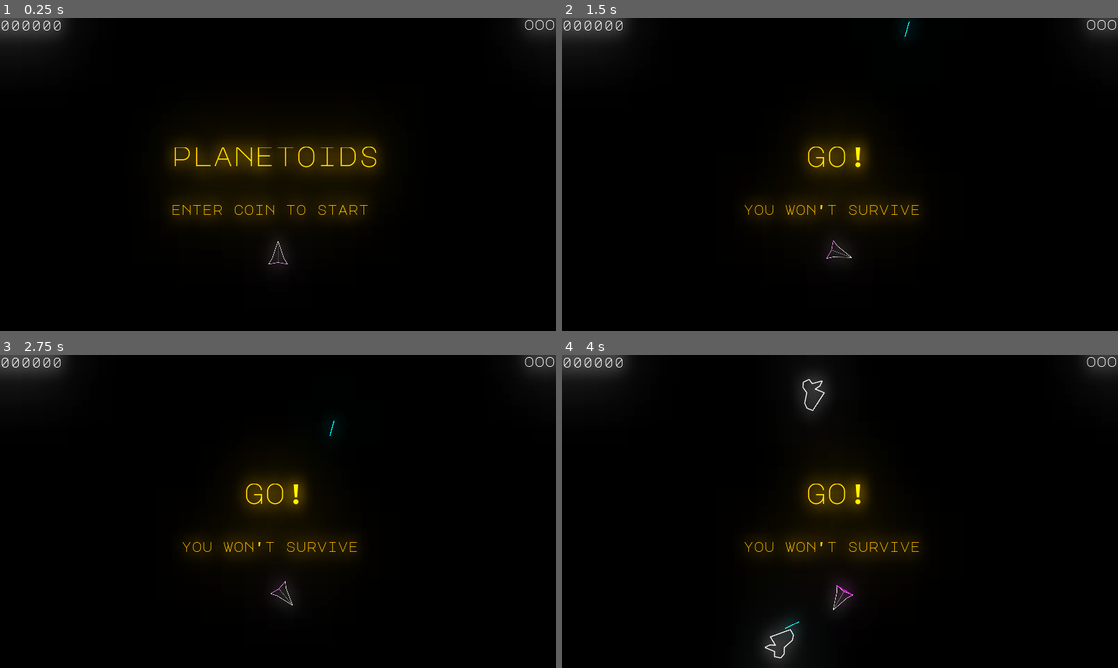
Above: before the commit, frames 1-4 (two rows, left to right).
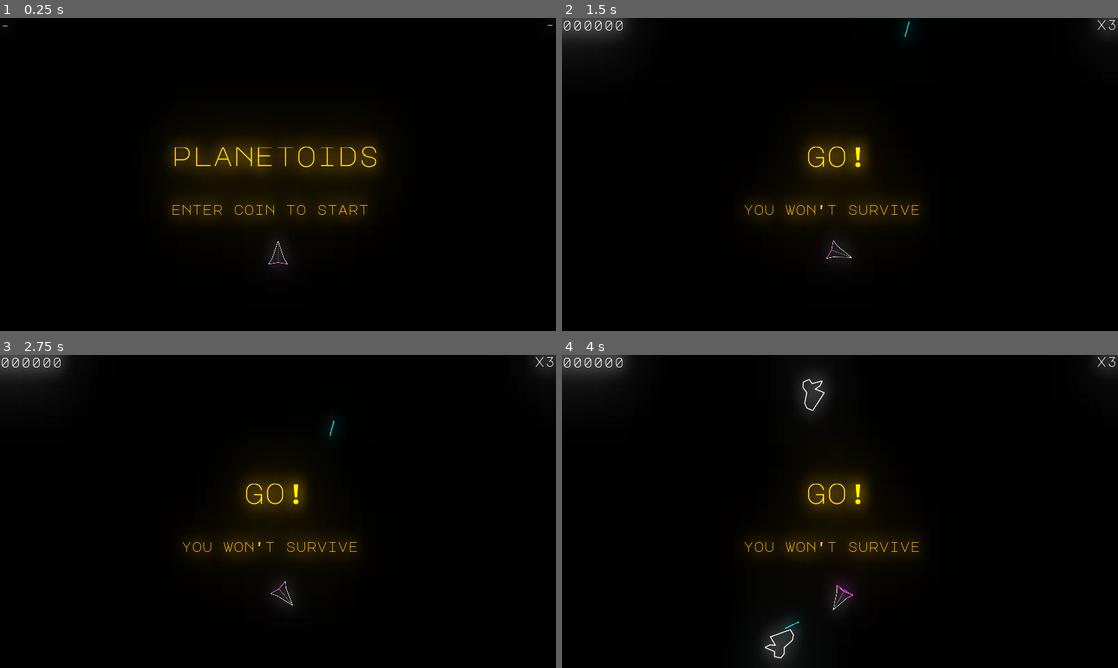
Above: after the commit, the same moments.

Repository: liske/Planetoids
Game: Godot game, scene res://scenes/Space.tscn
The game is run twice, just before and just after one commit, with the same random seed, the same clock (stepped at 60 frames per second) and the same inputs.
Inputs:
- Up to frame 1 (0.25 s): no input
- Up to frame 2 (1.5 s): tap Enter at 0.5 s; hold Right (rotate_right) 0.53-1.28 s; tap Space (shoot) at 0.6 s; hold Left (rotate_left) from 1.28 s (still down); tap W (boost) at 1.35 s
- Up to frame 3 (2.75 s): tap Space (shoot) at 1.55, 2.1 s; release Left (rotate_left) at 2.03 s; hold Right (rotate_right) from 2.03 s (still down)
- Up to frame 4 (4 s): tap Space (shoot) at 2.85, 3.8 s; release Right (rotate_right) at 3.53 s; hold Left (rotate_left) from 3.53 s (still down); hold W (boost) from 3.53 s (still down)

The runs differ from the first frame. In frame 1, 1.2% of the frame differs, in the area x 0-100%, y 0-9%; in frame 2, 0.1%; in frame 3, 0.1%; in frame 4, 0.1%.

Commit message:
add score counting, destroy bullets on hit

Diff:
--- a/objects/controls/HUD.gd
+++ b/objects/controls/HUD.gd
@@ -1,4 +1,11 @@
 extends Control
+
+func update_score(value):
+	$Score.text = "%06d" % value
+
+
+func update_lives(value):
+	$Lives.text = "x%d" % value
 
 func show_start():
 	$MainMessage.text = "go!"
--- a/objects/controls/HUD.tscn
+++ b/objects/controls/HUD.tscn
@@ -39,7 +39,7 @@
 margin_right = 40.0
 margin_bottom = 14.0
 custom_fonts/font = ExtResource( 2 )
-text = "000000"
+text = "-"
 
 [node name="Lives" type="Label" parent="."]
 margin_left = 1135.0
@@ -48,5 +48,5 @@
 margin_bottom = 32.0
 grow_horizontal = 0
 custom_fonts/font = ExtResource( 2 )
-text = "ooo"
+text = "-"
 align = 2
--- a/objects/ship/Ship.gd
+++ b/objects/ship/Ship.gd
@@ -11,11 +11,13 @@
 
 export (float) var slow_down = 0.005
 
-func _on_Laser_body_entered(body : Node):
+signal laser_has_hit
+
+func _on_Laser_body_entered(body : Node, bullet):
 	# do not react when hitting the ship
 	if body != self:
-		print(body)
-		body.queue_free()
+		bullet.queue_free()
+		emit_signal("laser_has_hit", body)
 
 func _physics_process(delta):
 	rotation_direction = 0
@@ -49,7 +51,7 @@
 		bullet.global_position = $Position2D_Center.global_position
 
 		bullet.apply_central_impulse(Vector2.RIGHT.rotated(rotation) * 600)
-		bullet.connect("body_entered", self, "_on_Laser_body_entered")
+		bullet.connect("body_entered", self, "_on_Laser_body_entered", [bullet])
 
 func _on_VisibilityNotifier2D_screen_exited():
 	var viewport_size = get_viewport_rect().size
--- a/scenes/Space.gd
+++ b/scenes/Space.gd
@@ -8,19 +8,35 @@
 
 var ASTROID_OFFSET = -200
 var idle_game = true
+var player_score : int setget _player_score_set
+var player_lives : int setget _player_lives_set
 
 onready var viewport_size = get_viewport_rect().size
 
 func _ready():
 # warning-ignore:return_value_discarded
-	get_tree().get_root().connect("size_changed", self, "viewport_changed")
+	# hide mouse cursor
+	Input.set_mouse_mode(Input.MOUSE_MODE_HIDDEN)
 
-func viewport_changed():
+	# handle viewport resizing
+	get_tree().get_root().connect("size_changed", self, "_viewport_changed")
+
+func _player_score_set(value):
+	player_score = value
+	$HUD.update_score(value)
+
+func _player_lives_set(value):
+	player_lives = value
+	$HUD.update_lives(value)
+
+func _viewport_changed():
+	# record current viewport size
 	viewport_size = get_viewport_rect().size
 
 func _input(_event):
 	if idle_game:
-		$HUD.show_start()
+		if Input.is_action_just_pressed("shoot"):
+			start_game()
 
 func _on_Timer_timeout():
 	var sector = randi() % 4
@@ -51,3 +67,13 @@
 		Vector2(200 + randi() % 200, 0).rotated( $Ship.position.angle_to_point(astroid.position))
 	)
 	astroid.add_torque(-400 + randi() % 800)
+
+func _on_Ship_laser_has_hit(body):
+	self.player_score += 10
+	body.queue_free()
+
+func start_game():
+	idle_game = false
+	self.player_score = 0
+	self.player_lives = 3
+	$HUD.show_start()
--- a/scenes/Space.tscn
+++ b/scenes/Space.tscn
@@ -29,4 +29,5 @@
 
 [node name="HUD" parent="." instance=ExtResource( 3 )]
 
+[connection signal="laser_has_hit" from="Ship" to="." method="_on_Ship_laser_has_hit"]
 [connection signal="timeout" from="Timer" to="." method="_on_Timer_timeout"]
